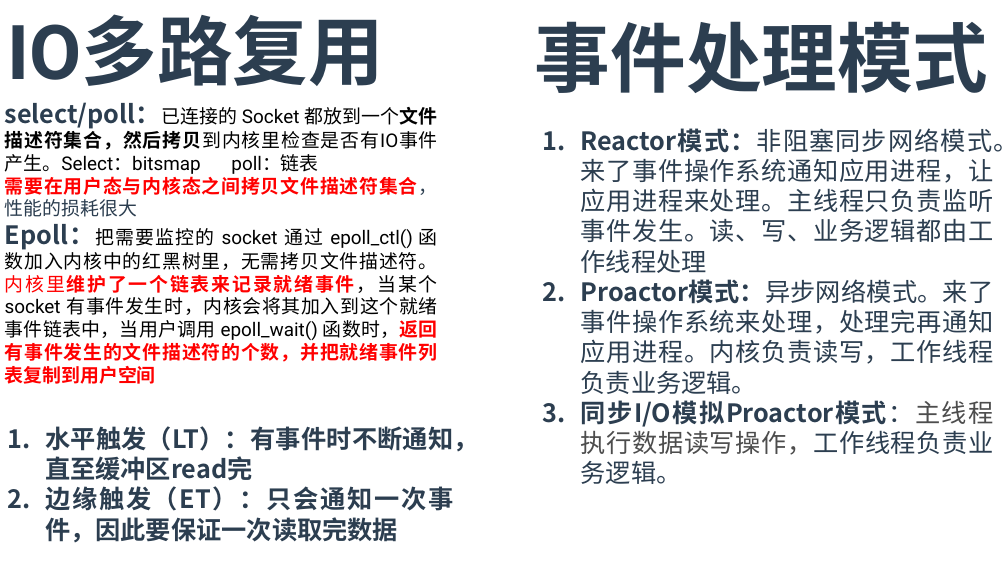
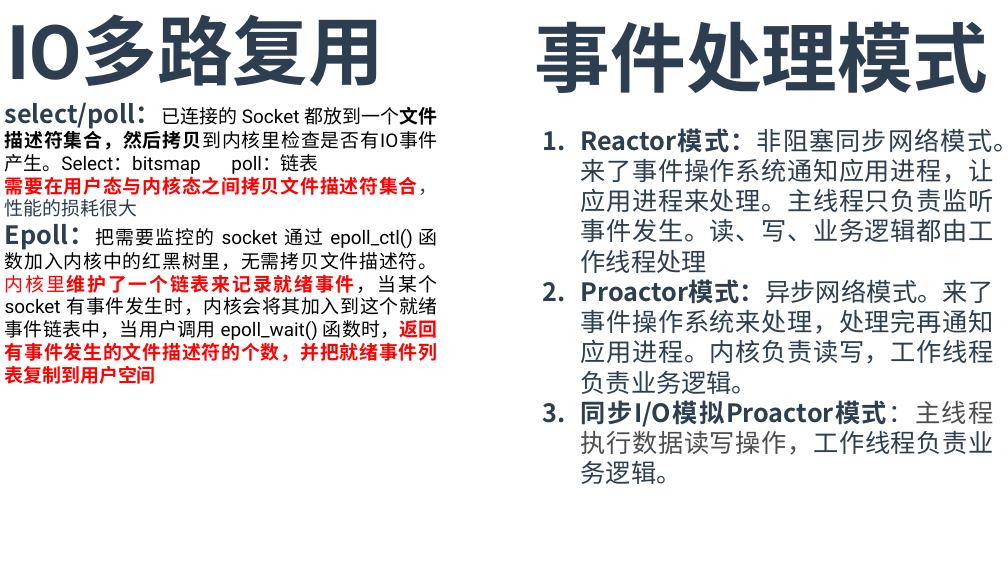
Before and after one commit to T0kisaki-Kurumi/LeetCode, a slide deck: slide 6 of 实习/面试.pptx. Drawn at 1008x567 pixels with LibreOffice and Linux fonts; fonts in the diff are those of the drawing. Boxes give left, top, right and bottom in pixels: in the first picture for what was removed or moved away, otherwise in the second. Text is boxed around its words. In the diff, an @@ line names an element or a change of style, - is before the commit and + after.

```diff
--- a/实习/面试.pptx
+++ b/实习/面试.pptx
@@ text removed at (45, 426, 479, 543) @@
-1. 水平触发（LT）：有事件时不断通知，直至缓冲区read完
-2. 边缘触发（ET）：只会通知一次事件，因此要保证一次读取完数据
```
Also in this commit, not shown: 1 other slide changed, 11 slides added, 5 other files.
